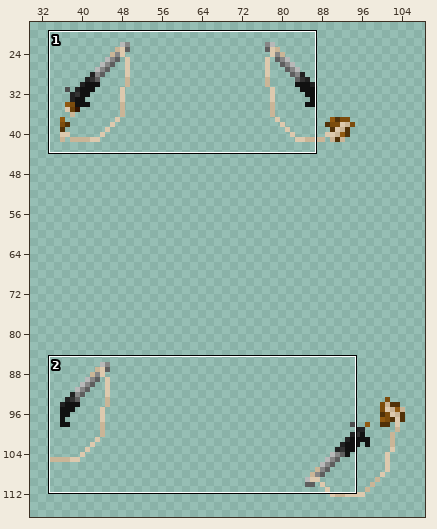
Two states of a sprite sheet, Resources/Textures/Objects/Weapons/Guns/Shotguns/improvised_shotgun_inhands_64x.rsi/inhand-left.png. The picture above shows the old version from afar; the outline marks the close-up.
Close-up. Earlier state:
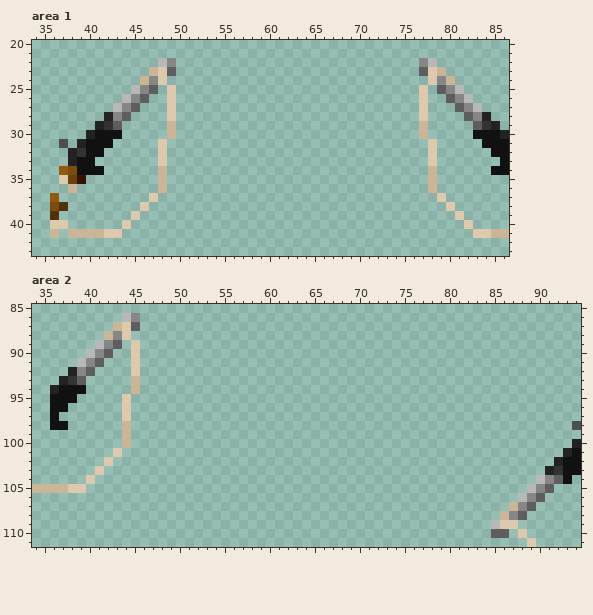
The file is 128x128 pixels. Colours within 5 levels of each other are drawn and written as one. Shown: area 1: x 34..86, y 20..43; area 2: x 34..94, y 85..111. The wide view leaves out empty margins.
Once edited:
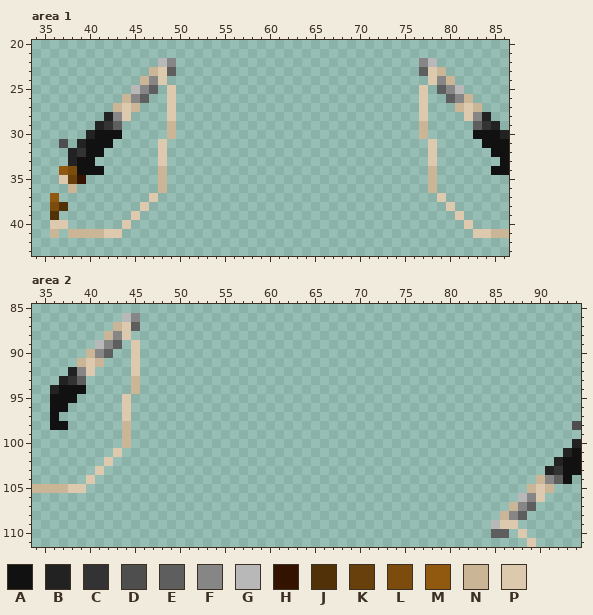
Palette (. is transparent): A #111111  B #222222  C #333333  D #4e4e4e  E #5e5e5e  F #868686  G #b8b8b8  H #331300  J #513108  K #68400b  L #7c4c0d  M #915910  N #cab597  P #ddc9ae
Changes in this commit:
Area 1:
y 26: x 44 G -> N; x 82 G -> N
y 27: x 43..45 GFE -> NPN; x 81..83 EFG -> NPN
y 28: x 44 E -> P; x 82 E -> P
Area 2:
y 90: x 40 G -> N
y 91: x 39..41 GFE -> NPN
y 92: x 40 E -> P
y 104: x 90 G -> N
y 105: x 89..91 GFE -> NPN
y 106: x 90 E -> P
